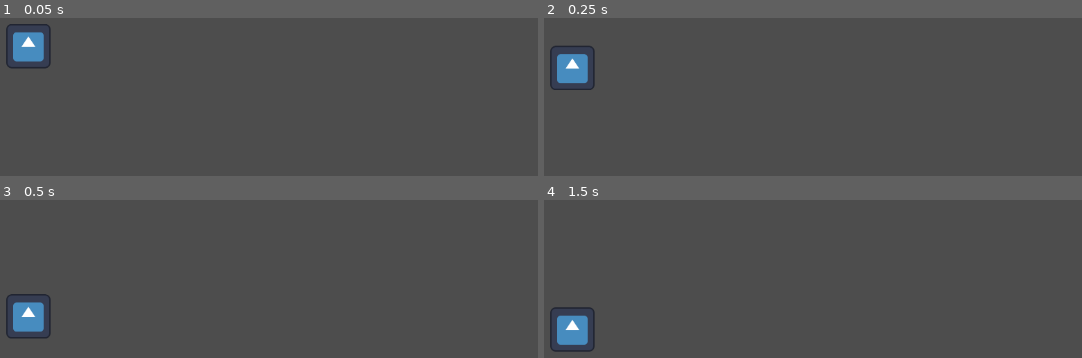
Above: before the commit, frames 1-4 (two rows, left to right).
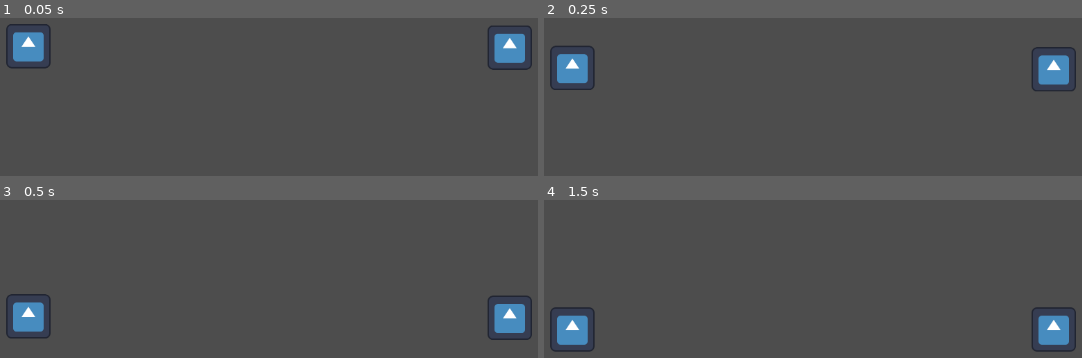
Above: after the commit, the same moments.

Repository: VitaminTussle/absurd-fighting-game
Game: Godot game, scene res://main.tscn
Two runs of this game, one before a commit and one after it. Both use one fixed random seed, a clock stepped at 60 frames per second and the inputs below. The engine's default icon, where the game draws it, is replaced by a stand-in: a white triangle on a blue panel in a dark square.
Inputs:
- Up to frame 1 (0.05 s): no input
- Up to frame 2 (0.25 s): no input
- Up to frame 3 (0.5 s): no input
- Up to frame 4 (1.5 s): tap Enter at 1.25 s

The runs differ from the first frame. In frame 1, 1.3% of the frame differs, in the area x 90-99%, y 5-33%; in frame 2, 1.4%; in frame 3, 1.3%; in frame 4, 1.4%, in the area x 90-99%, y 67-97%.

Commit message:
added second fighter with different params
just a quick test of extendability, looking good

Diff:
--- a/arena/arena.tscn
+++ b/arena/arena.tscn
@@ -1,6 +1,7 @@
-[gd_scene load_steps=3 format=3 uid="uid://cxu1v5wysndgd"]
+[gd_scene load_steps=4 format=3 uid="uid://cxu1v5wysndgd"]
 
 [ext_resource type="PackedScene" uid="uid://dg1ywu4koculj" path="res://fighters/dollar_store_employee/dollar_store_employee.tscn" id="1_y6pnr"]
+[ext_resource type="PackedScene" uid="uid://diwpdrgdm08gl" path="res://fighters/three_raccoons_in_a_trenchcoat/three_raccoons_in_a_trenchcoat.tscn" id="2_nd1hn"]
 
 [sub_resource type="RectangleShape2D" id="RectangleShape2D_py4g2"]
 size = Vector2(10000, 20)
@@ -15,4 +16,6 @@
 
 [node name="DollarStoreEmployee" parent="." instance=ExtResource("1_y6pnr")]
 position = Vector2(201, 417)
-can_double_jump = null
+
+[node name="ThreeRaccoonsInATrenchcoat" parent="." instance=ExtResource("2_nd1hn")]
+position = Vector2(895, 419)
--- a/fighters/dollar_store_employee/dollar_store_employee.tscn
+++ b/fighters/dollar_store_employee/dollar_store_employee.tscn
@@ -8,7 +8,6 @@
 
 [node name="DollarStoreEmployee" type="CharacterBody2D"]
 script = ExtResource("1_85s88")
-can_double_jump = null
 
 [node name="Sprite" type="Sprite2D" parent="."]
 scale = Vector2(0.5, 0.5)
--- /dev/null
+++ b/fighters/three_raccoons_in_a_trenchcoat/three_raccoons_in_a_trenchcoat.gd
@@ -0,0 +1,4 @@
+extends FighterControlBase
+
+func _ready():
+	pass
--- /dev/null
+++ b/fighters/three_raccoons_in_a_trenchcoat/three_raccoons_in_a_trenchcoat.tscn
@@ -0,0 +1,21 @@
+[gd_scene load_steps=4 format=3 uid="uid://diwpdrgdm08gl"]
+
+[ext_resource type="Script" path="res://fighters/three_raccoons_in_a_trenchcoat/three_raccoons_in_a_trenchcoat.gd" id="1_4bf1w"]
+[ext_resource type="Texture2D" uid="uid://bk653rk7n6pek" path="res://icon.svg" id="2_s24wl"]
+
+[sub_resource type="RectangleShape2D" id="RectangleShape2D_m4ibl"]
+size = Vector2(50, 50)
+
+[node name="ThreeRaccoonsInATrenchcoat" type="CharacterBody2D"]
+script = ExtResource("1_4bf1w")
+player_number = 2
+jump_velocity = -500
+fast_fall_multiplier = 2
+walk_speed = 400
+
+[node name="Sprite" type="Sprite2D" parent="."]
+scale = Vector2(0.5, 0.5)
+texture = ExtResource("2_s24wl")
+
+[node name="CollisionShape" type="CollisionShape2D" parent="."]
+shape = SubResource("RectangleShape2D_m4ibl")
